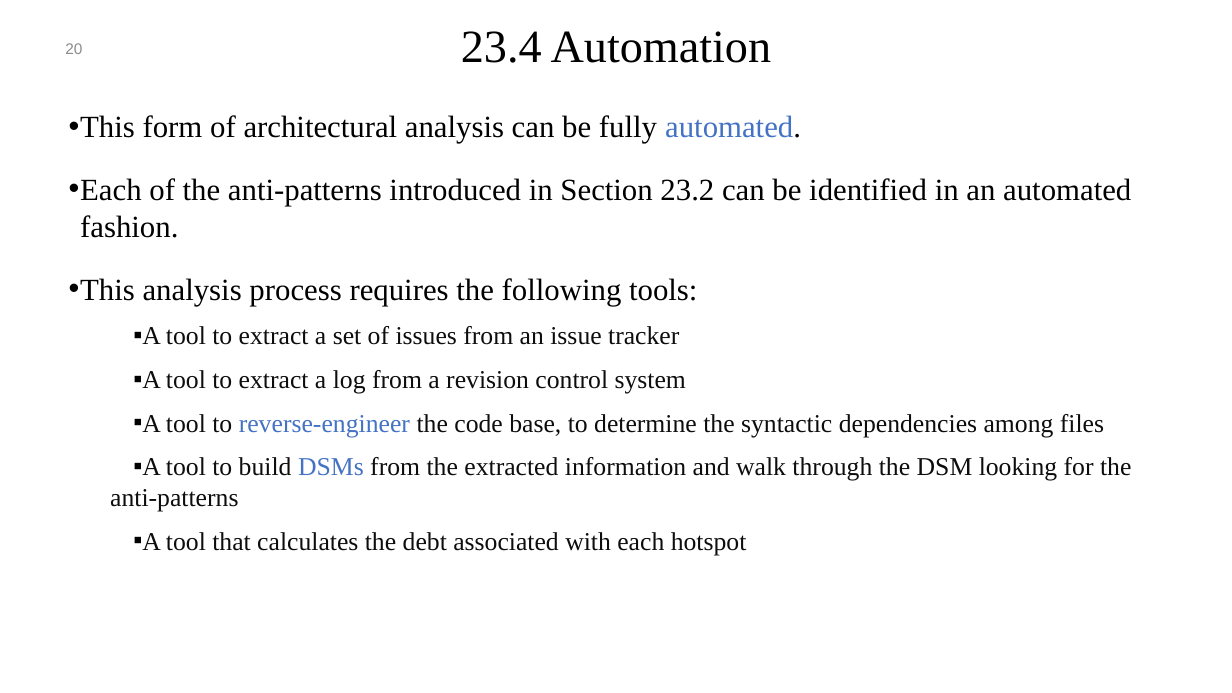
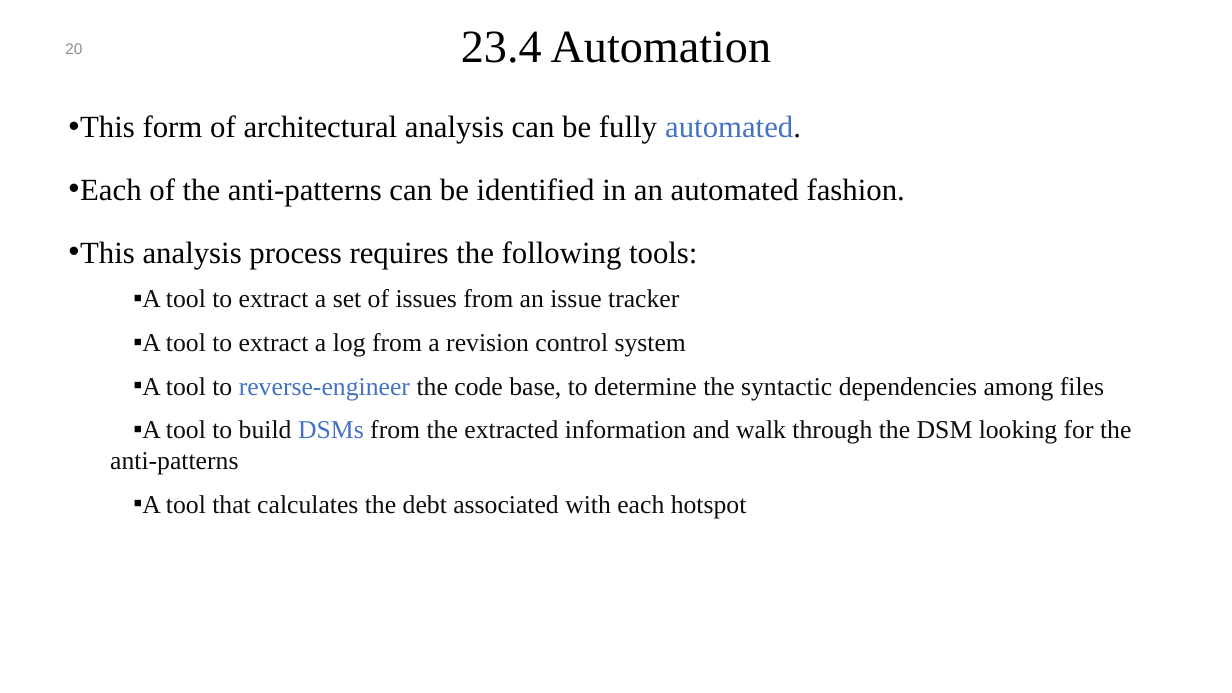
Before and after one commit to mohamad-khorsandi/slides-of-software-architecture-in-practice-4th-ed, a slide deck: slide 20 of chapter 23.pptx. Drawn at 1232x693 pixels with LibreOffice and Linux fonts; fonts in the diff are those of the drawing; background and template pictures are left out. Boxes give left, top, right and bottom in pixels: in the first picture for what was removed or moved away, otherwise in the second. Text is boxed around its words. In the diff, an @@ line names an element or a change of style, - is before the commit and + after.

```diff
--- a/chapter 23.pptx
+++ b/chapter 23.pptx
@@ text at (80, 178, 905, 206): text changed @@
-• Each of the anti-patterns introduced in Section 23.2 can be identified in an automated fashion.
+• Each of the anti-patterns can be identified in an automated fashion.
```
Also in this commit, not shown: 2 other files.
